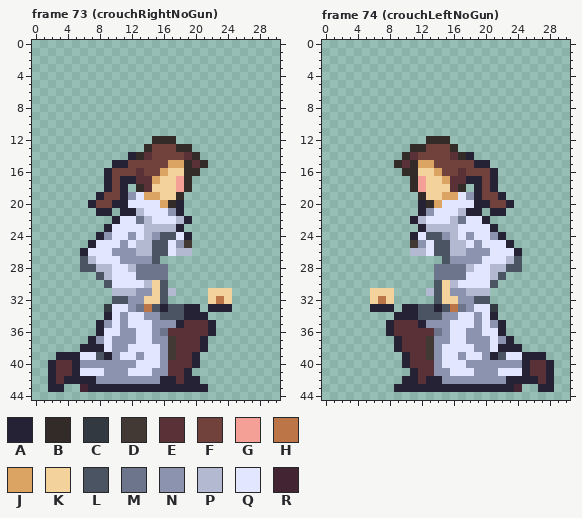
One commit to this pixel-art file: rawAssets/animations/Flipside_Player_Model_AllAnims_Cropped.aseprite. Above, as it was before the edit.
31x45 pixels, 82 frames. Shown: frame 73 (crouchRightNoGun), frame 74 (crouchLeftNoGun). The commit also changed other frames, which this record leaves out.
Palette (. is transparent): A #242234  B #322b28  C #333941  D #423934  E #5b3138  F #71413b  G #f5a097  H #bb7547  J #dba463  K #f4d29c  L #4a5462  M #6d758d  N #8b93af  P #b3b9d1  Q #e3e6ff  R #422433
Pixels before, frame 73 (crouchRightNoGun), first column x 2:
12 .............BBB.......
13 ............BFFFBB.....
14 ..........ABEFFFFEB....
15 ........AAFFFFFJJBEB...
16 .......AFFFEFFJKKBB....
17 .......AFAAEEJKKGB.....
18 .......AFA.BEKKKGB.....
19 ......AFFANQJJKKB......
20 .....AFFAAQQQQJBA......
21 ......AA.AAPQQQNA......
22 ........AQQMPQQQPA.....
23 .......AQQQQPPPPA......
24 ......ANQQNQPNLLQA.....
25 .....AQQQNQPPLLQND.....
26 ....AQQQNNNPPLLQPP.....
27 ....LPQQQNNNNL.........
28 ....LLPPQQPMMMM........
29 ......LPQQQMMMM........
30 .......LQQQQPKL........
31 ........PPPNNKLP....KKK
32 ........LLNNKKL.....KHK
33 .......CQQNMHLALLAA.AAA
34 .......AQNQQNNLLLAAA...
35 ......ANQNQQQNNNAEEEA..
36 ......AQQNNQQNMEEEEEA..
37 .....ANQNNNQQNNDEEEA...
38 ....AAAQNNQQQQNDEEEA...
39 .AAAQQLANQQNQQNDEEA....
40 AEEANNNNNNNQQQNEEEA....
41 AEEAQQQNNNQQQNNEEA.....
42 AEAAAANNNNNNNNAAEAA....
43 AA..RAAAAAAAAAAAAAAA...
Pixels before, frame 74 (crouchLeftNoGun), first column x 6:
12 .......BBB.............
13 .....BBFFFB............
14 ....BEFFFFEBA..........
15 ...BEBJJFFFFFAA........
16 ....BBKKJFFEFFFA.......
17 .....BGKKJEEAAFA.......
18 .....BGKKKEB.AFA.......
19 ......BKKJJQNAFFA......
20 ......ABJQQQQAAFFA.....
21 ......ANQQQPAA.AA......
22 .....APQQQPMQQA........
23 ......APPPPQQQQA.......
24 .....AQLLNPQNQQNA......
25 .....DNQLLPPQNQQQA.....
26 .....PPQLLPPNNNQQQA....
27 .........LNNNNQQQPL....
28 ........MMMMPQQPPLL....
29 ........MMMMQQQPL......
30 ........LKPQQQQL.......
31 KKK....PLKNNPPP........
32 KHK.....LKKNNLL........
33 AAA.AALLALHMNQQC.......
34 ...AAALLLNNQQNQA.......
35 ..AEEEANNNQQQNQNA......
36 ..AEEEEEMNQQNNQQA......
37 ...AEEEDNNQQNNNQNA.....
38 ...AEEEDNQQQQNNQAAA....
39 ....AEEDNQQNQQNALQQAAA.
40 ....AEEENQQQNNNNNNNAEEA
41 .....AEENNQQQNNNQQQAEEA
42 ....AAEAANNNNNNNNAAAAEA
43 ...AAAAAAAAAAAAAAAR..AA
The result:
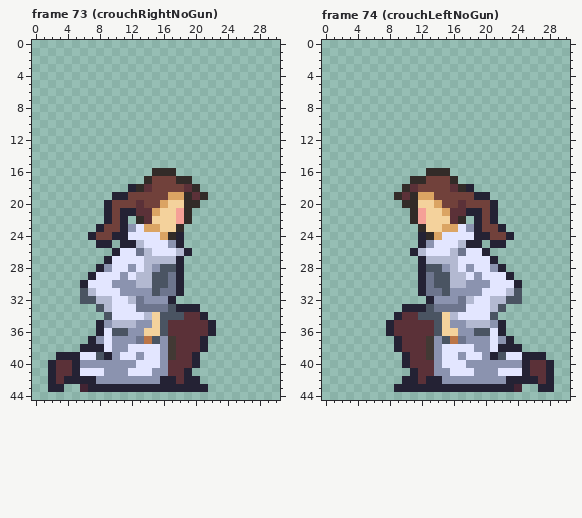
Commit: crouch no-gun frames
Edits made:
Changed rows in their new state; - is an unchanged pixel.
Frame 73 (crouchRightNoGun), layer "Sprite Sheet":
first column x 6:
12 ---------...-------
13 --------......-----
14 ------.........----
15 ----............---
16 ---......BBB...----
17 ---.....BFFFB------
18 ---...A--FFFFEB----
19 --..A-FFFFFJJBEB---
20 -..AFFFEFF-KKBB----
21 --.-F--EEJKKGB-----
22 ---AFA.BEKKKGB-----
23 --AFFAN-JJKKB------
24 -AFFAAQ-QQJBA.-----
25 -.AA.AA-QQQNA.-----
26 ....AQQM-QQ--A-----
27 ...A-QQQPPPPA------
28 ..AN--NQPNLLA------
29 -AQQ-N-PPLLMA------
30 AQQQNNNP-L-MA------
31 LPQQQNN--LMMA---...
32 LLPPQQPMNNNA----...
33 --LP--Q-MMM-A---...
34 ---L-Q--PK---EE----
35 ----PPPNNKLEE------
36 ----LL-NKKL--------
37 -------MHL---------
Frame 74 (crouchLeftNoGun), layer "Sprite Sheet":
first column x 6:
12 -------...---------
13 -----......--------
14 ----.........------
15 ---............----
16 ----...BBB......---
17 ------BFFFB.....---
18 ----BEFFFF--A...---
19 ---BEBJJFFFFF-A..--
20 ----BBKK-FFEFFFA..-
21 -----BGKKJEE--F-.--
22 -----BGKKKEB.AFA---
23 ------BKKJJ-NAFFA--
24 -----.ABJQQ-QAAFFA-
25 -----.ANQQQ-AA.AA.-
26 -----A--QQ-MQQA....
27 ------APPPPQQQ-A...
28 ------ALLNPQN--NA..
29 ------AMLLPP-N-QQA-
30 ------AM-L-PNNNQQQA
31 ...---AMML--NNQQQPL
32 ...----ANNNMPQQPPLL
33 ...---A-MMM-Q--PL--
34 ----EE---KP--Q-L---
35 ------EELKNNPPP----
36 --------LKKN-LL----
37 ---------LHM-------
Changed places in both pictures, as pixel boxes (x1, y1, x2, y2):
changed: (80, 136, 232, 344)
changed: (370, 136, 522, 344)
